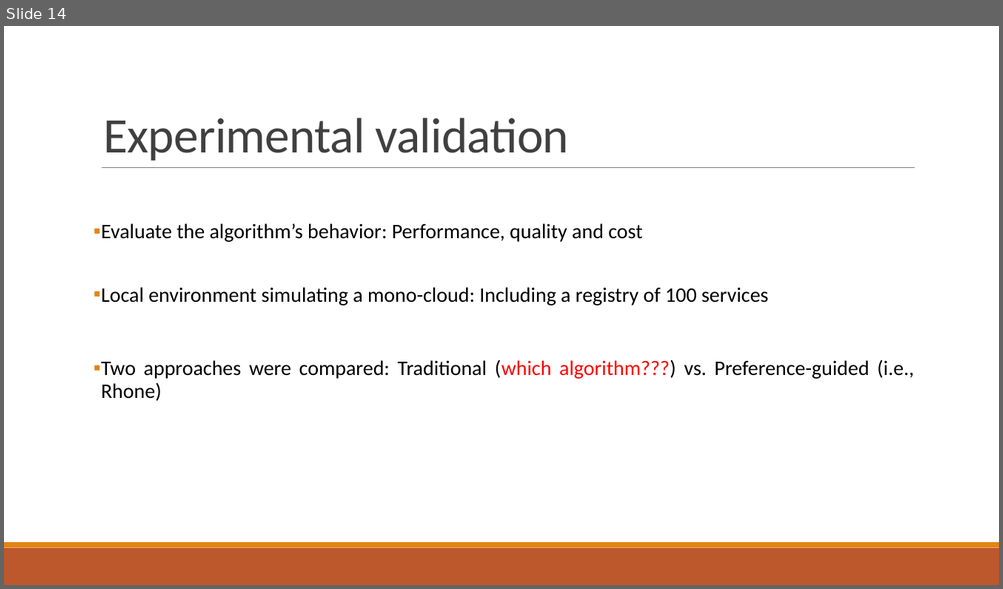
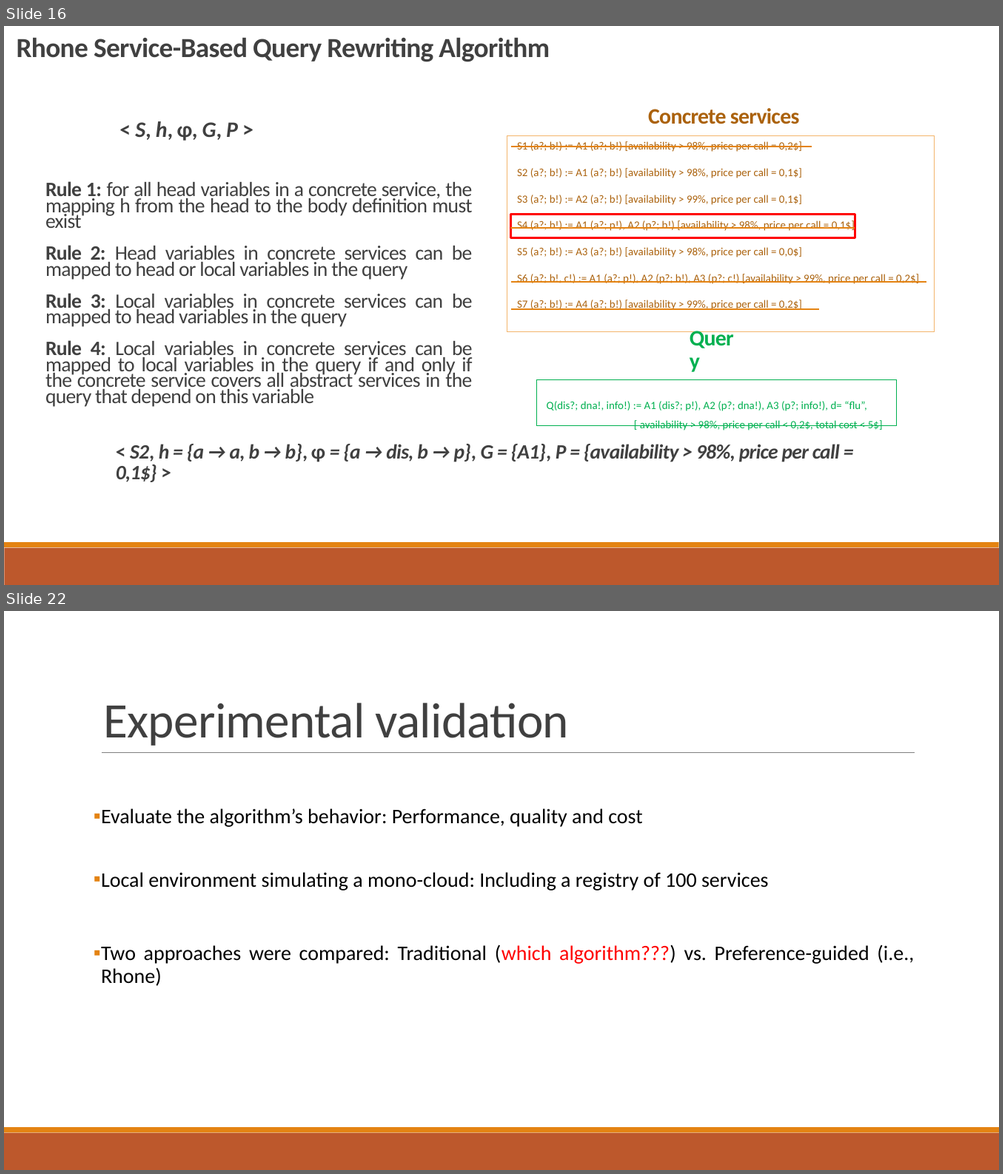
Before and after one commit to danielboni/DanielCarvalho-PhD, a slide deck: Presentations/ADBIS 2016/ADBIS-2016-Presentation.pptx. Shown one above the other, each under a label of ours: slide 14 before the commit, slides 16 and 22 after it; the slides between them are not shown. The pictures are 1003x589 and 1003x1174 pixels, drawn with LibreOffice and Linux fonts; fonts in the diff are those of the drawing. Boxes give left, top, right and bottom in pixels: in the first picture for what was removed or moved away, otherwise in the second. Text is boxed around its words. In the diff, an @@ line names an element or a change of style, - is before the commit and + after.

```diff
--- a/Presentations/ADBIS 2016/ADBIS-2016-Presentation.pptx
+++ b/Presentations/ADBIS 2016/ADBIS-2016-Presentation.pptx
@@ slide 16 added at (x1=4, y1=26, x2=999, y2=585), background #FFFFFF; not listed: 2 template elements that a slide beside it also shows @@
@@ text added at (x1=17, y1=37, x2=549, y2=62), 20 pt, text #404040, bold @@
+Rhone Service-Based Query Rewriting Algorithm
@@ text added at (x1=648, y1=108, x2=800, y2=124), 16 pt, text #AB620D, bold @@
+Concrete services
@@ text added at (x1=135, y1=121, x2=238, y2=141), 16 pt, text #404040, bold @@
+< S, h, ɸ, G, P >
@@ rectangle added at (x1=507, y1=136, x2=934, y2=332), outline #F3B56C 0.75 pt, 8 pt, text #AB620D @@
+S1 (a?; b!) := A1 (a?; b!) [availability > 98%, price per call = 0,2$]
+S2 (a?; b!) := A1 (a?; b!) [availability > 98%, price per call = 0,1$]
+S3 (a?; b!) := A2 (a?; b!) [availability > 99%, price per call = 0,1$]
+S4 (a?; b!) := A1 (a?; p!), A2 (p?; b!) [availability > 98%, price per call = 0,1$]
+S5 (a?; b!) := A3 (a?; b!) [availability > 98%, price per call = 0,0$]
+S6 (a?; b!, c!) := A1 (a?; p!), A2 (p?; b!), A3 (p?; c!) [availability > 99%, price per call = 0,2$]
+S7 (a?; b!) := A4 (a?; b!) [availability > 99%, price per call = 0,2$]
@@ line added from (811, 147) to (511, 147), #E48312 1 pt @@
@@ text added at (x1=45, y1=181, x2=472, y2=407), 14.8 pt, text #404040 @@
+Rule 1: for all head variables in a concrete service, the mapping h from the head to the body definition must exist
+Rule 2: Head variables in concrete services can be mapped to head or local variables in the query
+Rule 3: Local variables in concrete services can be mapped to head variables in the query
+Rule 4: Local variables in concrete services can be mapped to local variables in the query if and only if the concrete service covers all abstract services in the query that depend on this variable
@@ rectangle added at (x1=510, y1=214, x2=854, y2=238), outline #FF0000 1.25 pt @@
@@ line added from (854, 228) to (510, 228), #E48312 1 pt @@
@@ text added at (x1=361, y1=259, x2=407, y2=280), 16 pt, text #00B050, bold @@
+Query
@@ line added from (926, 283) to (510, 283), #E48312 1 pt @@
@@ line added from (819, 309) to (510, 309), #E48312 1 pt @@
@@ rectangle added at (x1=536, y1=380, x2=895, y2=427), outline #00B050 0.75 pt, 8 pt, text #00B050 @@
+Q(dis?; dna!, info!) := A1 (dis?; p!), A2 (p?; dna!), A3 (p?; info!), d= “flu”,
+[ availability > 98%, price per call < 0,2$, total cost < 5$]
@@ page number added at (x1=854, y1=380, x2=865, y2=380), 7.9 pt, text #FFFFFF @@
+16
@@ text added at (x1=116, y1=444, x2=839, y2=483), 14.8 pt, text #404040, bold, italic @@
+< S2, h = {a → a, b → b}, ɸ = {a → dis, b → p}, G = {A1}, P = {availability > 98%, price per call = 0,1$} >
@@ what was slide 14 is now slide 22 @@
```
Also in this commit, not shown: 11 slides changed, 7 other slides added.
